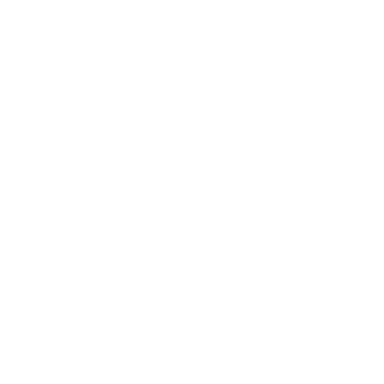
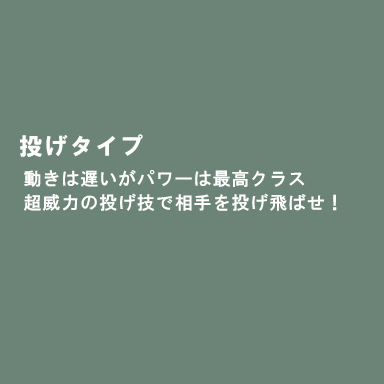
Two versions of the same layered image (384×384). Layer-by-layer changes:
hid group "アラミタマ" (2 layers) over [21, 134, 266, 235]
added group "兄貴" with 2 layers above "アイル―フォント" over [20, 134, 337, 211]
added layer "動きは遅いがパワーは最高クラス 超威力の投げ技で相手を投げ飛ばせ！" in group "兄貴" over [23, 170, 337, 211]
added layer "投げタイプ" in group "兄貴" over [20, 134, 143, 157]
showed "背景" over [0, 0, 384, 384]
